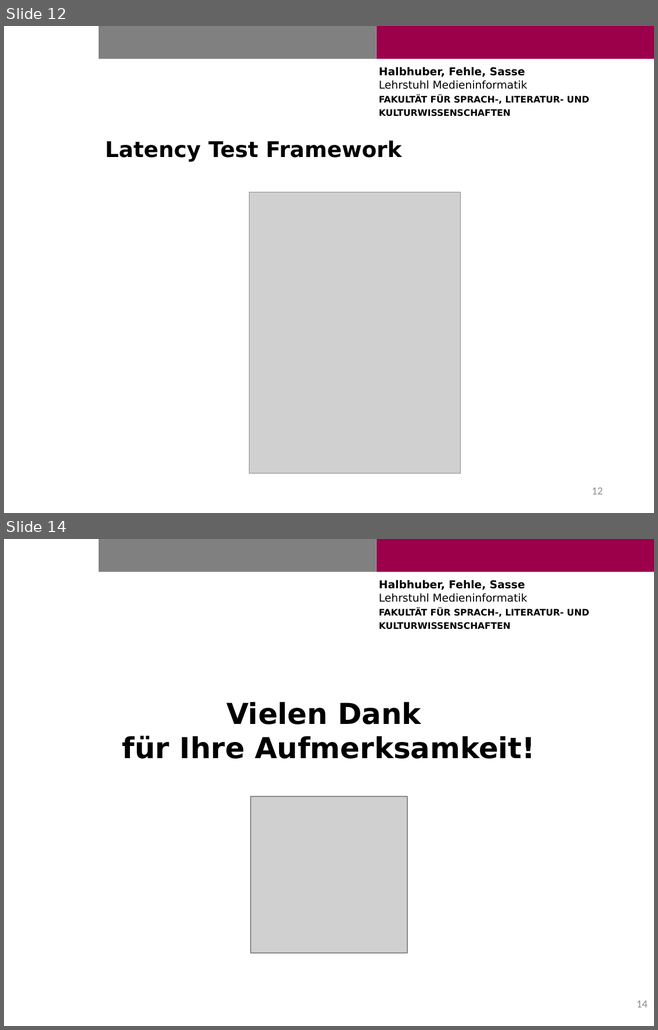
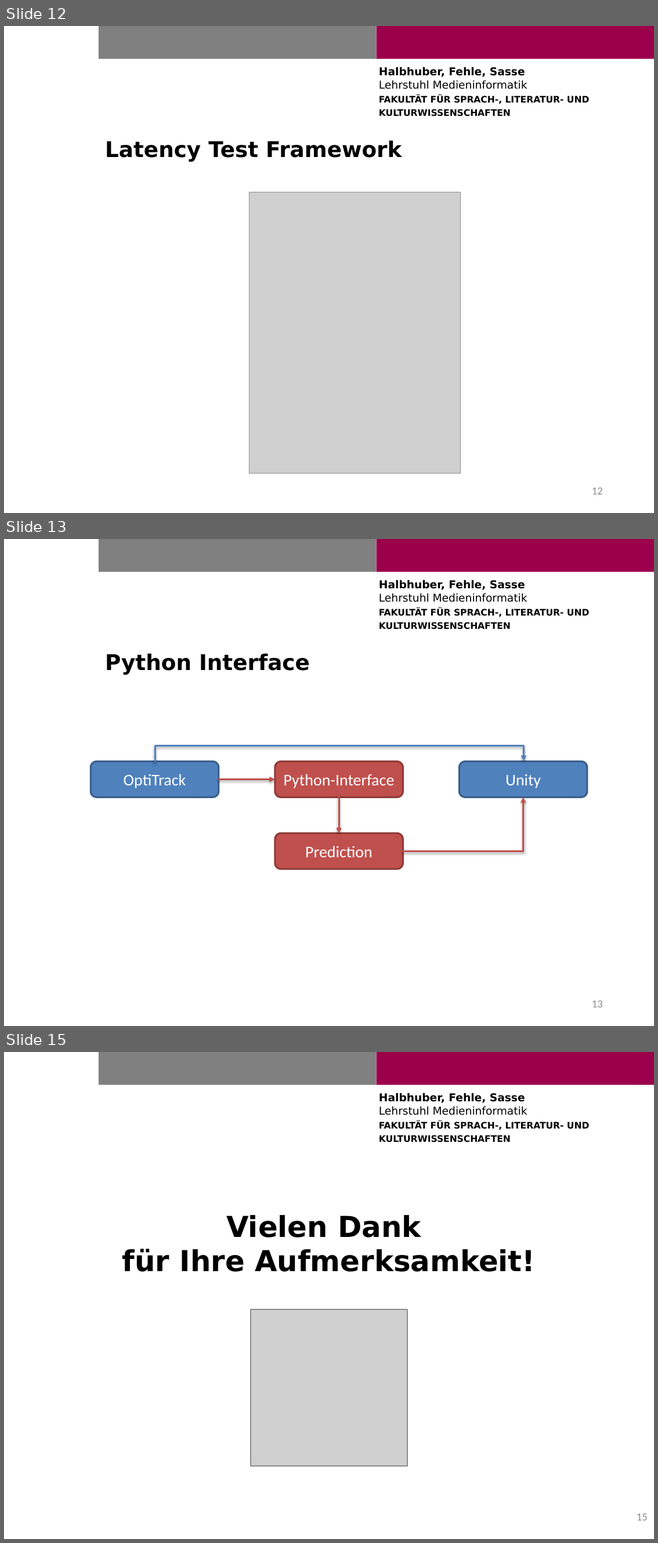
Before and after one commit to Cele3x/practical-seminar, a slide deck: 02-status-reports/20190606/fehle_halbhuber_sasse_predict_vr_movement.pptx. Shown one above the other, each under a label of ours: slides 12 and 14 before the commit, slides 12, 13 and 15 after it; the slides between them are not shown. The pictures are 658x1030 and 658x1543 pixels, drawn with LibreOffice and Linux fonts; fonts in the diff are those of the drawing; grey boxes stand for pictures; background and template pictures are left out. Boxes give left, top, right and bottom in pixels: in the first picture for what was removed or moved away, otherwise in the second. Text is boxed around its words. In the diff, an @@ line names an element or a change of style, - is before the commit and + after.

```diff
--- a/02-status-reports/20190606/fehle_halbhuber_sasse_predict_vr_movement.pptx
+++ b/02-status-reports/20190606/fehle_halbhuber_sasse_predict_vr_movement.pptx
@@ slide 13 added at <box>4,539,654,1026</box>, background #FFFFFF; not listed: 3 template elements that a slide beside it also shows @@
@@ title added at <box>105,653,310,675</box>, 24 pt, text #000000, bold @@
+Python Interface
@@ elbow arrow added from (155, 762) to (523, 761), #4F81BD 2 pt @@
@@ rounded rectangle added at <box>90,762,219,798</box>, fill #4F81BD, outline #3A5F8C 2 pt, 18 pt, text #FFFFFF @@
+OptiTrack
@@ rounded rectangle added at <box>275,762,403,798</box>, fill #C0504D, outline #8E3B39 2 pt, 18 pt, text #FFFFFF @@
+Python-Interface
@@ rounded rectangle added at <box>459,762,587,798</box>, fill #4F81BD, outline #3A5F8C 2 pt, 18 pt, text #FFFFFF @@
+Unity
@@ arrow added from (219, 779) to (275, 779), #C0504D 2 pt @@
@@ arrow added from (339, 798) to (339, 833), #C0504D 2 pt @@
@@ elbow arrow added from (403, 852) to (523, 798), #C0504D 2 pt @@
@@ rounded rectangle added at <box>275,833,403,869</box>, fill #C0504D, outline #8E3B39 2 pt, 18 pt, text #FFFFFF @@
+Prediction
@@ page number added at <box>592,1001,603,1008</box>, 12 pt, text #8C8C8C @@
+13
@@ what was slide 14 is now slide 15 @@
@@ page number at <box>636,1514,647,1521</box>: text changed @@
-14
+15
```
Also in this commit, not shown: 1 slide changed, 2 other files.
